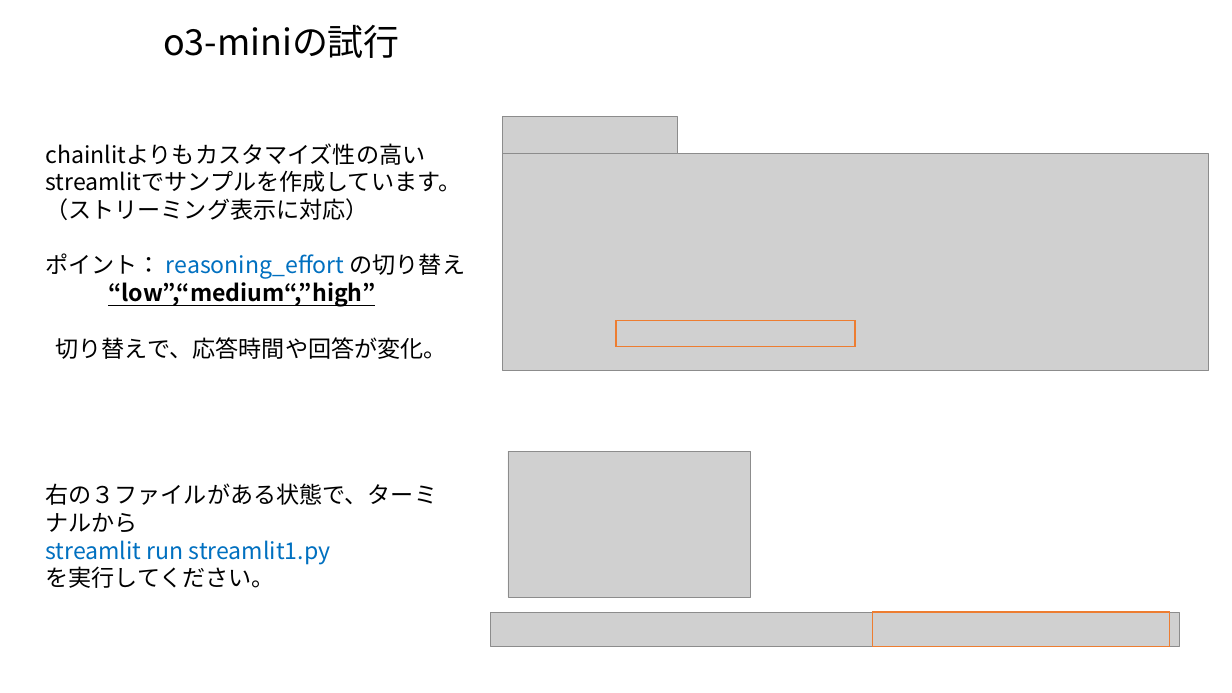
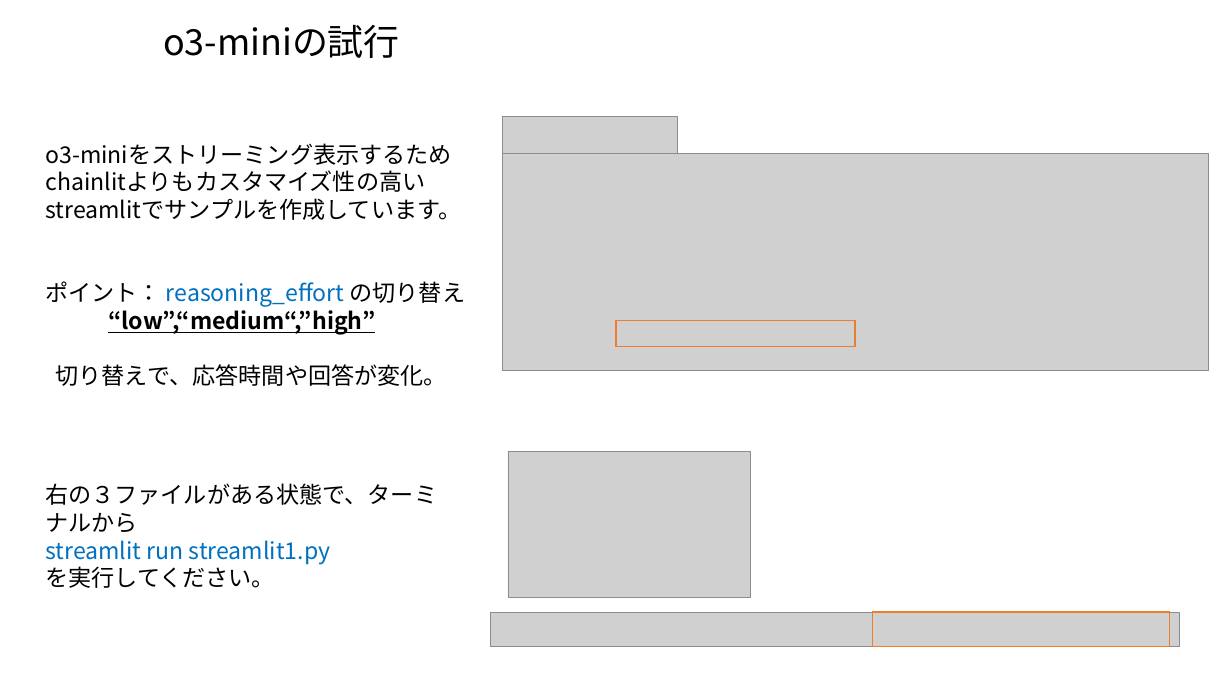
Before and after one commit to kiri0408/2506b, a slide deck: slide 3 of bt9.pptx. Drawn at 1232x693 pixels with LibreOffice and Linux fonts; fonts in the diff are those of the drawing; grey boxes stand for pictures. Boxes give left, top, right and bottom in pixels: in the first picture for what was removed or moved away, otherwise in the second. Text is boxed around its words. In the diff, an @@ line names an element or a change of style, - is before the commit and + after.

```diff
--- a/bt9.pptx
+++ b/bt9.pptx
@@ text at (45,143,451,165): paragraph added @@
+o3-miniをストリーミング表示するため
@@ text at (45,198,368,220): paragraph removed @@
-（ストリーミング表示に対応）
```
Also in this commit, not shown: 1 other slide changed.
